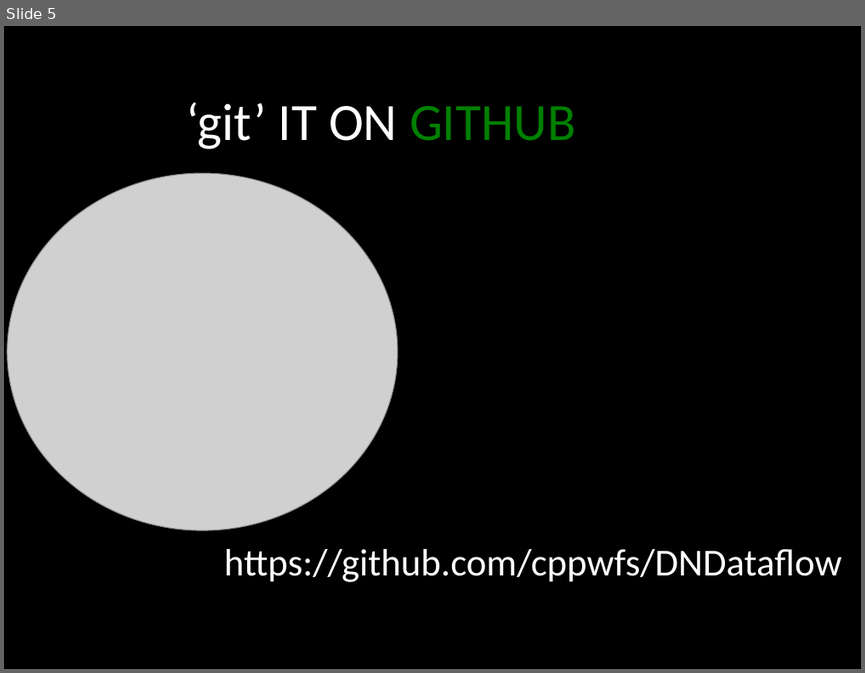
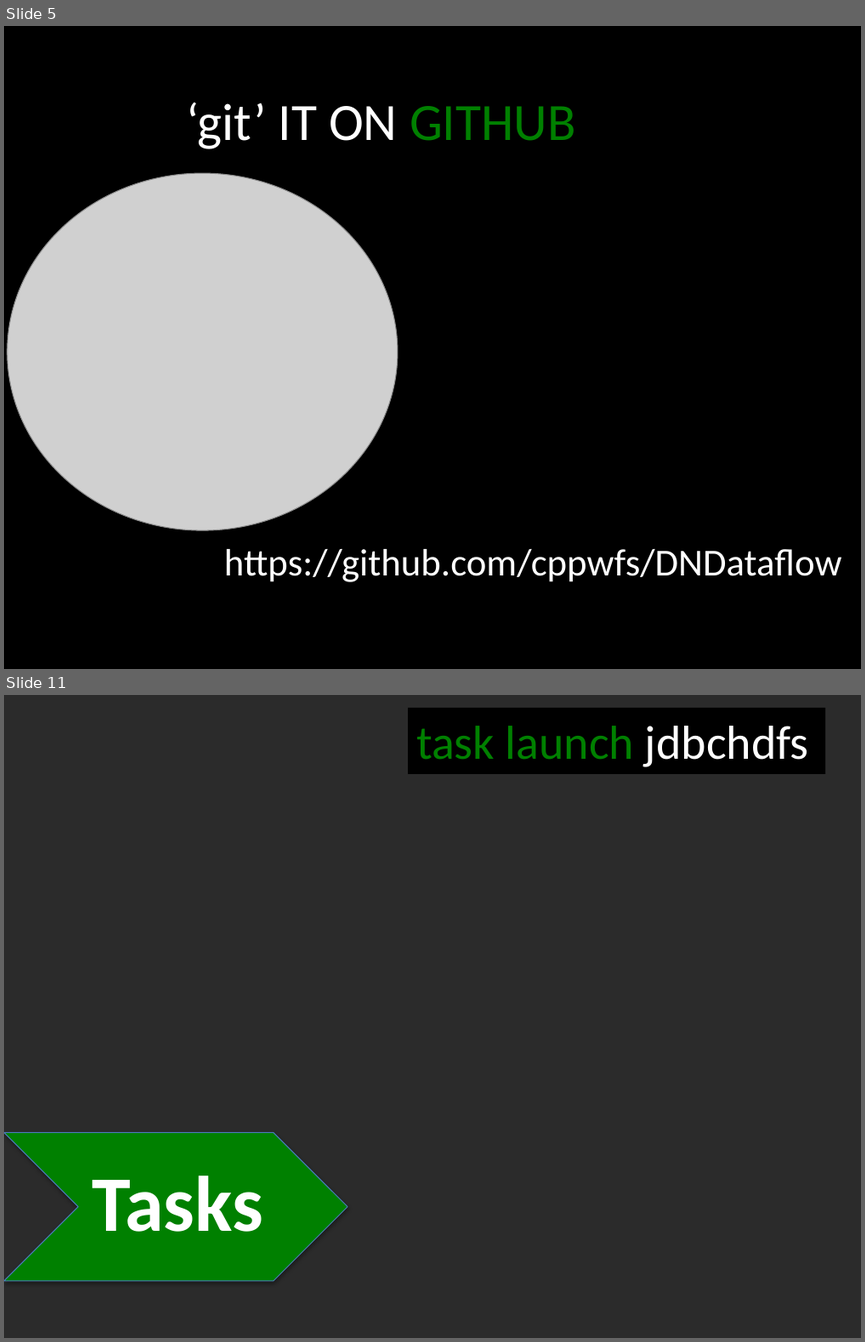
Before and after one commit to cppwfs/DNDataflow, a slide deck: presentations/DNdataflowIntro.pptx. Shown one above the other, each under a label of ours: slide 5 before the commit, slides 5 and 11 after it; the slides between them are not shown. The pictures are 865x673 and 865x1342 pixels, drawn with LibreOffice and Linux fonts; fonts in the diff are those of the drawing; grey boxes stand for pictures; background and template pictures are left out; a plain dark background stands for a picture behind light text. Boxes give left, top, right and bottom in pixels: in the first picture for what was removed or moved away, otherwise in the second. Text is boxed around its words. In the diff, an @@ line names an element or a change of style, - is before the commit and + after.

```diff
--- a/presentations/DNdataflowIntro.pptx
+++ b/presentations/DNdataflowIntro.pptx
@@ slide 11 added at (x1=4, y1=695, x2=861, y2=1338), background picture (left out) @@
@@ rectangle added at (x1=408, y1=708, x2=825, y2=774), fill #000000, 40 pt, text #008000 @@
+task launch jdbchdfs
@@ chevron added at (x1=4, y1=1132, x2=347, y2=1280), fill #008000, outline #4B7EBC 0.75 pt @@
@@ text added at (x1=92, y1=1175, x2=262, y2=1231), 66 pt, text #FFFFFF, bold @@
+Tasks
```
Also in this commit, not shown: 4 slides changed, 1 other slide added, 2 slides removed.
